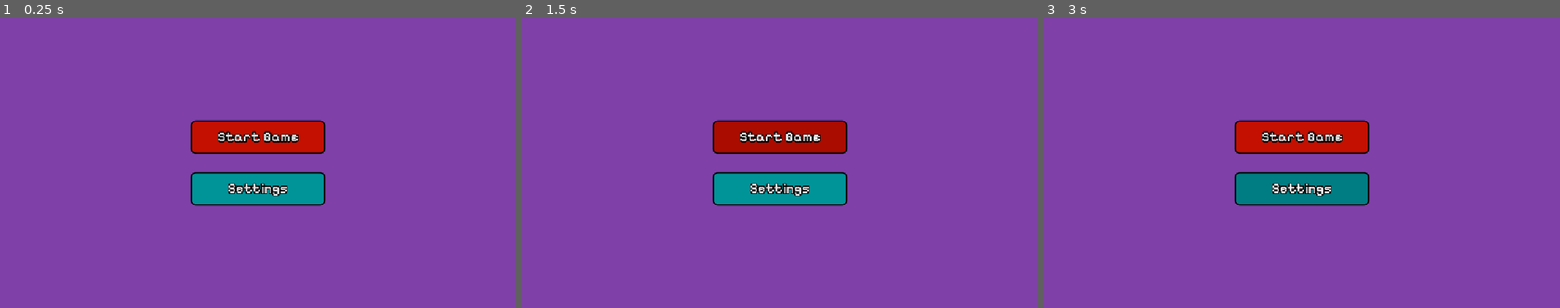
Above: before the commit, frames 1-3 (left to right).
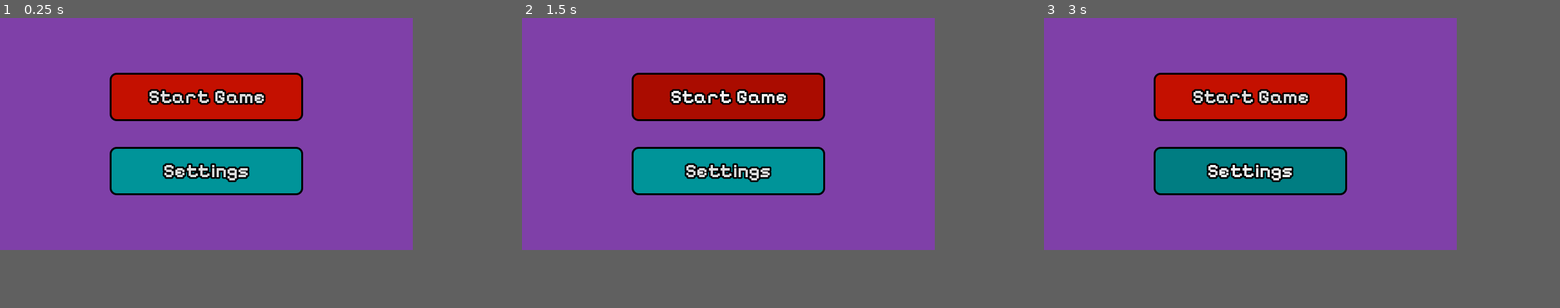
Above: after the commit, the same moments.

Repository: ArauvGit/congressional-app-challenge---superposition-sprint
Game: Godot game, scene res://Scenes/main_menu.tscn
Two runs of this game, one before a commit and one after it. Both use one fixed random seed, a clock stepped at 60 frames per second and the inputs below. The project has no main scene, so this scene is started directly.
Inputs:
- Up to frame 1 (0.25 s): no input
- Up to frame 2 (1.5 s): click "Start Game" at 0.5 s; click "Start Game" at 1.25 s
- Up to frame 3 (3 s): click "Start Game" at 2 s; click "Settings" at 2.75 s
In our replay, the window is 800x450 before the commit and 640x360 after it. These sizes can differ from the game's own. Grey fills any space a smaller window leaves; there, only what the larger window draws over its background counts as a difference.

The runs differ from the first frame. In frame 1, 15% of the frame differs, in the area x 21-64%, y 18-65%; in frame 2, 15%; in frame 3, 15%.

Commit message:
scale
Made viewport size 640 x 360
the scale mode is now integer
the stretch mode is now viewport

Diff:
--- a/project.godot
+++ b/project.godot
@@ -16,8 +16,13 @@
 
 [display]
 
-window/stretch/mode="canvas_items"
+window/size/viewport_width=640
+window/size/viewport_height=360
+window/size/mode=3
+window/size/borderless=true
+window/stretch/mode="viewport"
 window/stretch/aspect="expand"
+window/stretch/scale_mode="integer"
 
 [physics]
 
